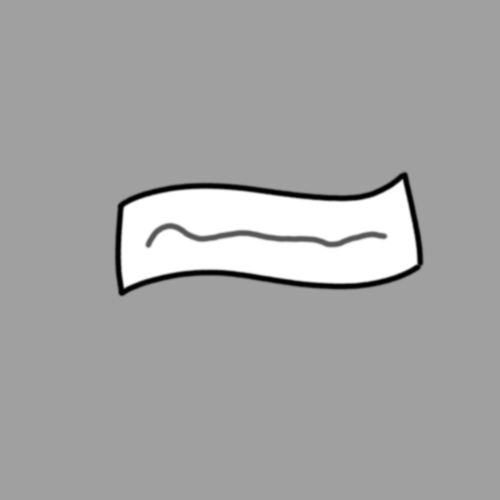
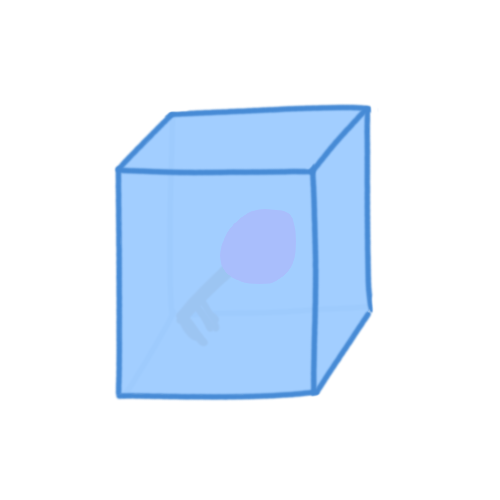
Two versions of the same layered image (500×500). Layer-by-layer changes:
hid group "Group 79" (3 layers) over [64, 128, 448, 320]
showed group "Group 56" (6 layers) over [10, 38, 458, 486]
painted on "Paint Layer 58" over [74, 38, 394, 422]
"Copy of Paint Layer 60": opacity 94% → 92%, painted on it over [10, 38, 458, 486]
painted on "Paint Layer 61" over [202, 166, 330, 294]
"Paint Layer 59": opacity 100% → 60% over [74, 38, 394, 422]
painted on "Paint Layer 60" over [10, 38, 458, 486]
hid "Background", painted on it over [0, 0, 500, 500]
